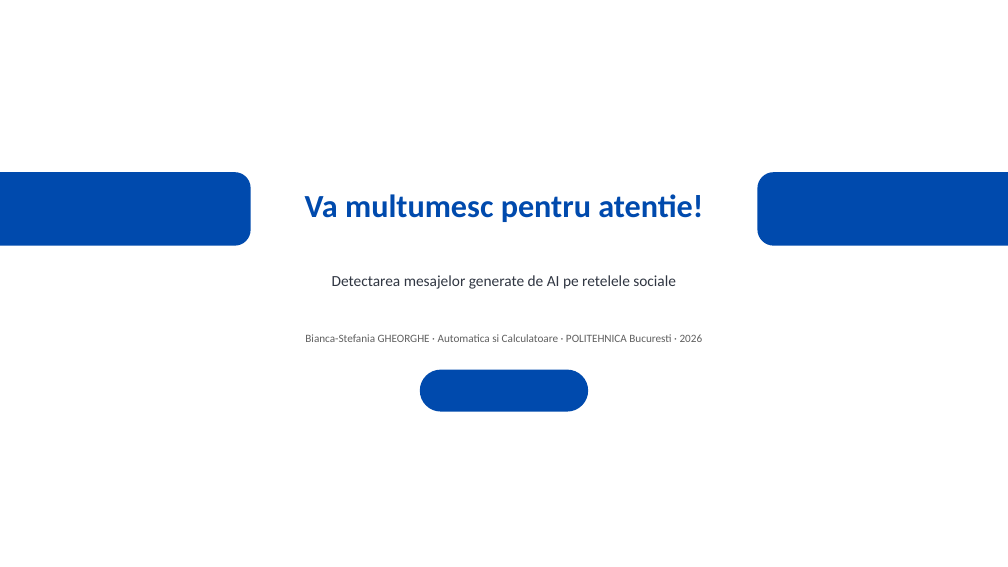
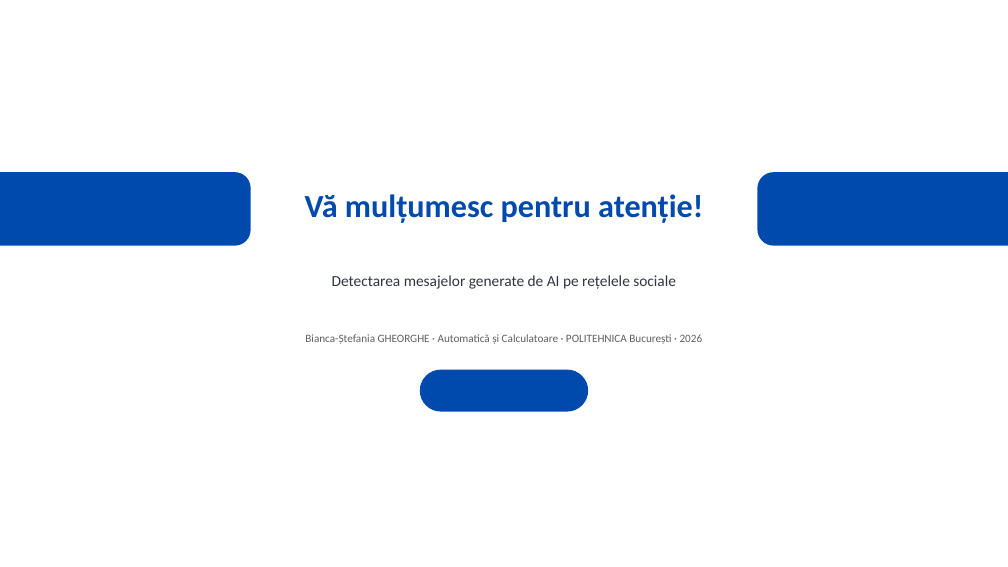
Before and after one commit to viobianca-stack/licenta, a slide deck: slide 12 of Prezentare_Licenta_Template.pptx. Drawn at 1008x567 pixels with LibreOffice and Linux fonts; fonts in the diff are those of the drawing. Boxes give left, top, right and bottom in pixels: in the first picture for what was removed or moved away, otherwise in the second. Text is boxed around its words. In the diff, an @@ line names an element or a change of style, - is before the commit and + after.

```diff
--- a/Prezentare_Licenta_Template.pptx
+++ b/Prezentare_Licenta_Template.pptx
@@ text at bbox=[305, 194, 703, 223]: text changed @@
-Va multumesc pentru atentie!
+Vă mulțumesc pentru atenție!
@@ text at bbox=[332, 275, 676, 289]: text changed @@
-Detectarea mesajelor generate de AI pe retelele sociale
+Detectarea mesajelor generate de AI pe rețelele sociale
@@ text at bbox=[305, 334, 703, 344]: text changed @@
-Bianca-Stefania GHEORGHE · Automatica si Calculatoare · POLITEHNICA Bucuresti · 2026
+Bianca-Ștefania GHEORGHE · Automatică și Calculatoare · POLITEHNICA București · 2026
```
Also in this commit, not shown: 11 other slides changed, 1 other file.
